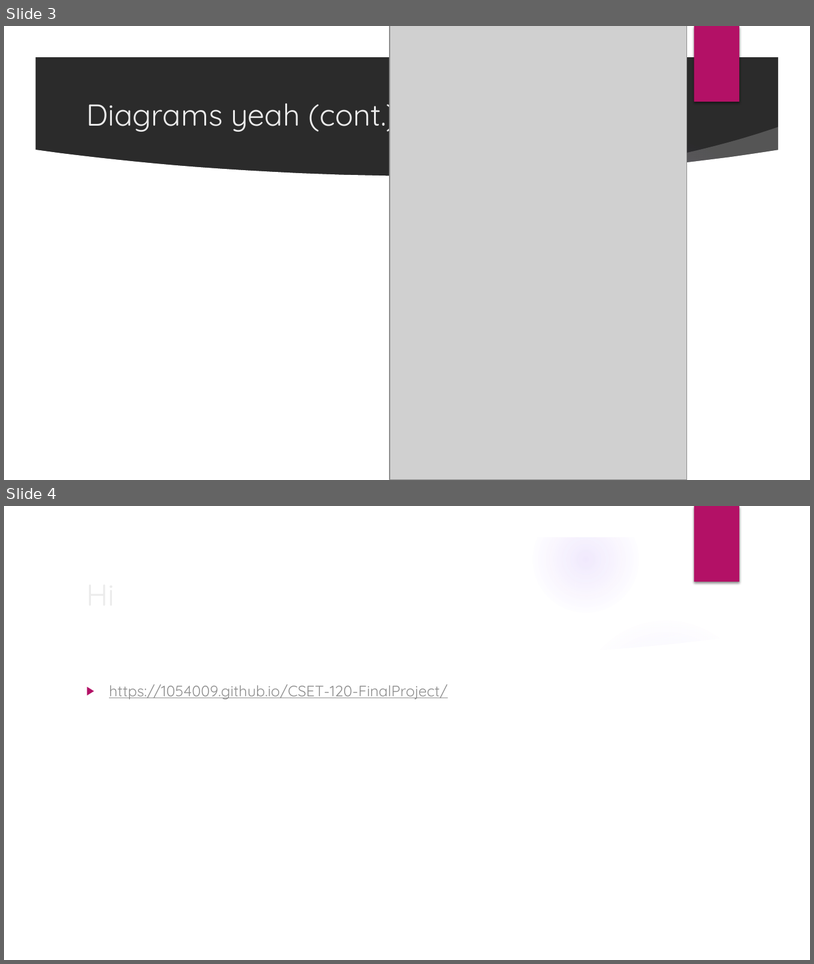
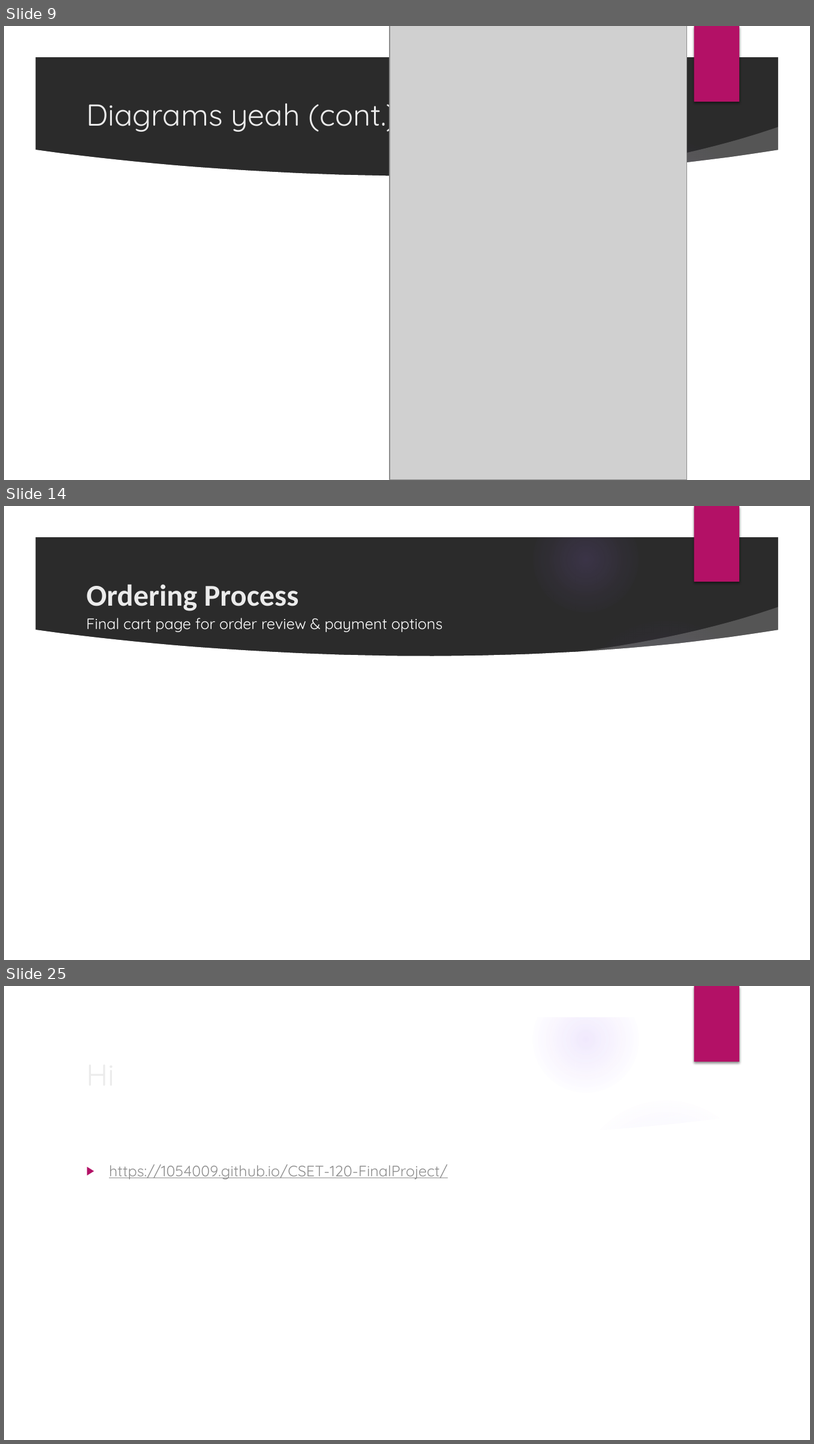
Before and after one commit to old-account-dont-use/CSET-120-FinalProject, a slide deck: docs/Presentation.pptx. Shown one above the other, each under a label of ours: slides 3 and 4 before the commit, slides 9, 14 and 25 after it; the slides between them are not shown. The pictures are 814x964 and 814x1444 pixels, drawn with LibreOffice and Linux fonts; fonts in the diff are those of the drawing; grey boxes stand for pictures; background and template pictures are left out; a plain dark background stands for a picture behind light text. Boxes give left, top, right and bottom in pixels: in the first picture for what was removed or moved away, otherwise in the second. Text is boxed around its words. In the diff, an @@ line names an element or a change of style, - is before the commit and + after.

Commit message:
Updates on payment page, receipt, manager menu, pptx
Payment page
- finished functionality and redirecting to receipt page

Receipt page
- finished

Manager menu
- set up display for items, price, and availability

PPTX
- added descriptions

```diff
--- a/docs/Presentation.pptx
+++ b/docs/Presentation.pptx
@@ slide 14 added at [4,506,810,960], background picture (left out); not listed: 9 template elements that a slide beside it also shows @@
@@ title added at [86,584,299,611], 36 pt, text #EBEBEB, bold @@
+Ordering Process
@@ text added at [86,618,443,632], 18 pt, text #FFFFFF @@
+Final cart page for order review & payment options
@@ what was slide 3 is now slide 9 @@
@@ what was slide 4 is now slide 25 @@
```
Also in this commit, not shown: 1 slide changed, 20 other slides added, 5 other files.
